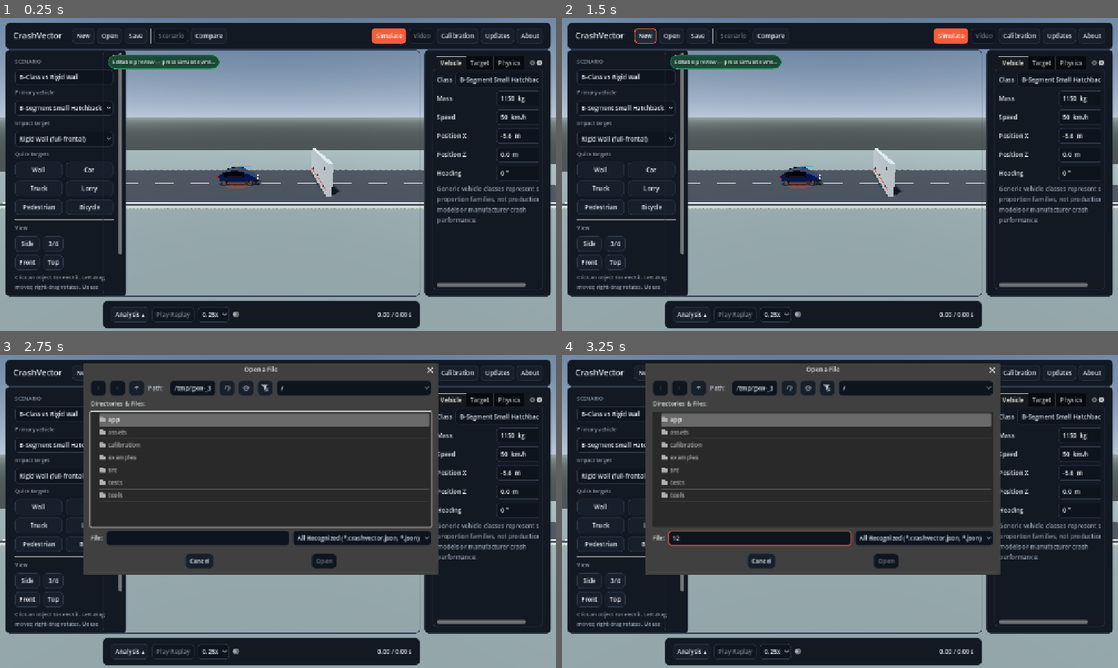
Above: before the commit, frames 1-4 (two rows, left to right).
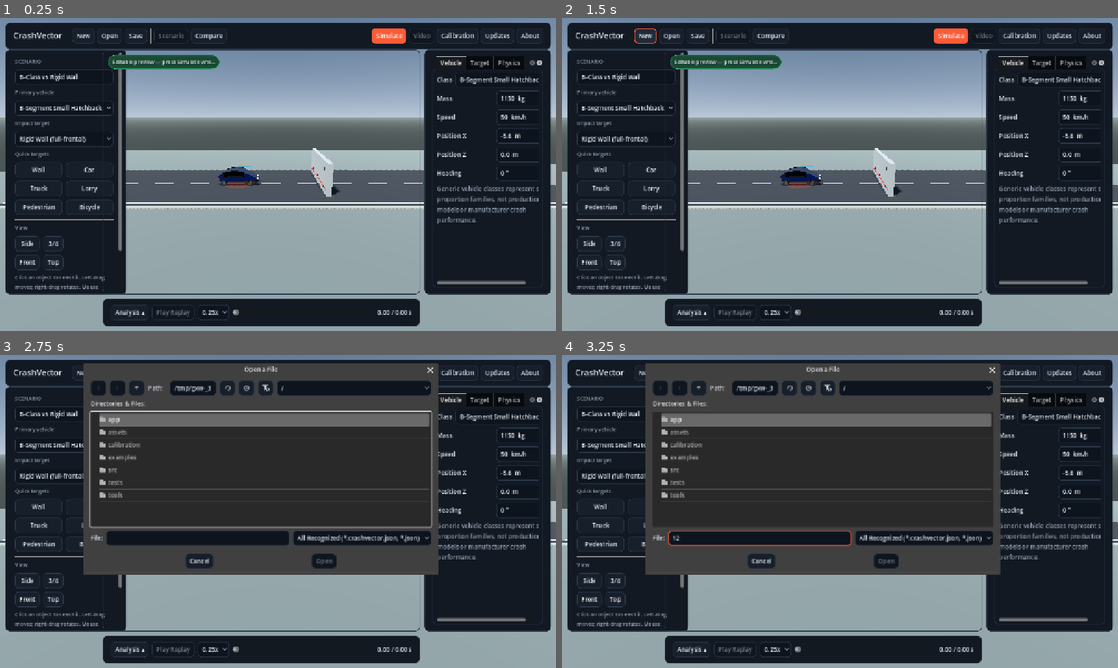
Above: after the commit, the same moments.

Repository: ArrowSK/crashvector
Game: Godot game, scene res://app/main.tscn
Two runs of this game, one before a commit and one after it. Both use one fixed random seed, a clock stepped at 60 frames per second and the inputs below.
Inputs (mouse positions are in pixels of both pictures, inside the frame that each line leads up to):
- Up to frame 1 (0.25 s): no input
- Up to frame 2 (1.5 s): click "New" at 0.5 s; click "New" at 1.25 s
- Up to frame 3 (2.75 s): click "Open" at 2 s
- Up to frame 4 (3.25 s): click (762, 539) at 2.77 s; type "12" at 2.85 s

The runs differ from the first frame. In frame 1, 2.6% of the frame differs, in the area x 1-99%, y 74-100%; in frame 2, 2.6%; in frame 3, 2.7%, in the area x 1-99%, y 8-100%; in frame 4, 2.7%.

Commit message:
M10: reserve collapsed replay drawer minimum height

Diff:
--- a/src/demo/crash_demo_m10_release.gd
+++ b/src/demo/crash_demo_m10_release.gd
@@ -11,6 +11,42 @@
 	super._ready()
 	_harden_m10_scenario_rail()
 	_layout_m10()
+
+func _layout_m10() -> void:
+	super._layout_m10()
+	_fit_collapsed_replay_drawer()
+
+func _layout_non_recursive() -> void:
+	super._layout_non_recursive()
+	_fit_collapsed_replay_drawer()
+
+func _fit_collapsed_replay_drawer() -> void:
+	# The proven M5 replay controls have a real minimum height greater than the
+	# initial M10 58 px estimate. Reserve their actual height rather than clipping
+	# them or allowing the collapsed bar to extend beyond the window.
+	if m10_root == null or m10_replay_drawer == null or m10_replay_expanded:
+		return
+	if m10_mode == MODE_COMPARE or comparison_active:
+		return
+	var size := get_viewport().get_visible_rect().size
+	var bottom_margin := 12.0
+	var gap := 10.0
+	var top_y := 72.0
+	var collapsed_height := maxf(58.0, m10_replay_drawer.get_combined_minimum_size().y)
+	var content_bottom := size.y - collapsed_height - bottom_margin - gap
+	if size.x < 1120.0:
+		_set_rect(m10_viewport_frame, 12.0, top_y, size.x - 12.0, content_bottom)
+		_set_rect(m10_replay_drawer, 12.0, size.y - collapsed_height - bottom_margin, size.x - 12.0, size.y - bottom_margin)
+		return
+	var compact := size.x < 1380.0
+	var left_width := 214.0 if compact else 238.0
+	var right_width := 292.0 if compact else 328.0
+	var content_left := 12.0 + left_width + gap
+	var content_right := size.x - 12.0 - right_width - gap
+	_set_rect(m10_left_panel, 12.0, top_y, 12.0 + left_width, content_bottom)
+	_set_rect(m10_right_panel, size.x - 12.0 - right_width, top_y, size.x - 12.0, content_bottom)
+	_set_rect(m10_viewport_frame, content_left, top_y, content_right, content_bottom)
+	_set_rect(m10_replay_drawer, content_left, size.y - collapsed_height - bottom_margin, content_right, size.y - bottom_margin)
 
 func _harden_m10_scenario_rail() -> void:
 	# At the supported 1280x720 desktop floor, long option labels and the full
